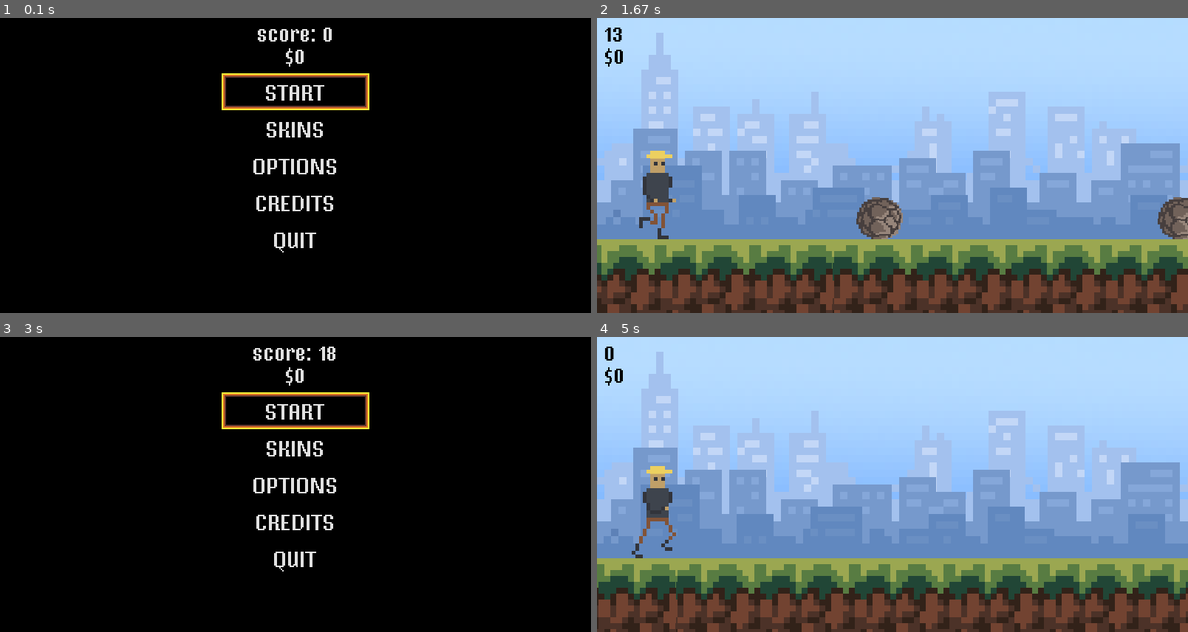
Above: before the commit, frames 1-4 (two rows, left to right).
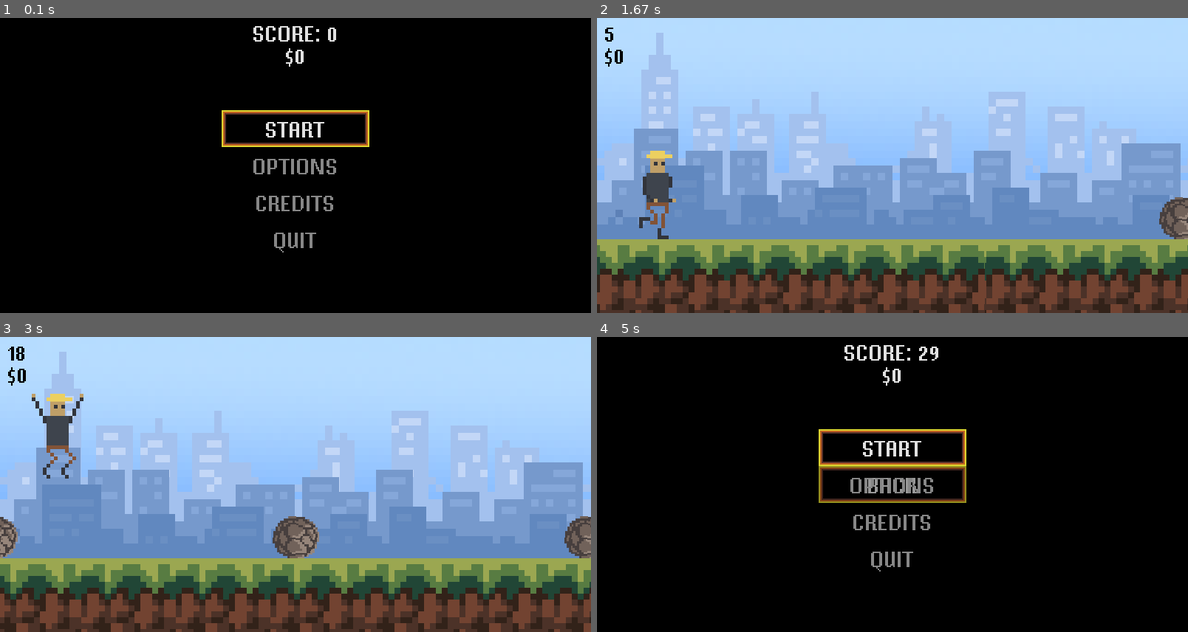
Above: after the commit, the same moments.

Repository: Dan-96/Pygame-Runner
Game: pygame game, started from main.py
Two runs of this game, one before a commit and one after it. Both use one fixed random seed, a clock stepped at 60 frames per second and the inputs below.
Inputs:
- Up to frame 1 (0.1 s): no input
- Up to frame 2 (1.67 s): tap Enter at 0.33 s; hold Esc 0.67-1.13 s; hold Up 0.67-1.13 s; tap Space at 1.17 s; hold Up from 1.5 s (still down)
- Up to frame 3 (3 s): release Up at 1.97 s; hold Up 2-2.37 s; hold Up 2.4-2.7 s
- Up to frame 4 (5 s): hold Up 3.13-3.43 s; hold Up 3.47-3.83 s; hold Down 4.2-4.5 s; tap Space at 4.53, 4.93 s; hold Up from 4.87 s (still down)

The runs differ from the first frame. In frame 1, 3.4% of the frame differs, in the area x 37-63%, y 2-80%; in frame 2, 15%; in frame 3, 100%; in frame 4, 100%, in the area x 0-100%, y 0-100%.

Commit message:
Fixed default menu position after exiting credits.

Diff:
--- a/main.py
+++ b/main.py
@@ -1,44 +1,28 @@
 import random
+import time
 
 import pygame
+
+from time import sleep
+
 from sys import exit
+
 from random import randint, choice
 
 
 class Player(pygame.sprite.Sprite):
     def __init__(self):
         super().__init__()
-        player_run_1 = pygame.image.load('Graphics/Player_run_1.png').convert_alpha()
-        player_run_2 = pygame.image.load('Graphics/Player_run_2.png').convert_alpha()
-        player_run_3 = pygame.image.load('Graphics/Player_run_3.png').convert_alpha()
-        player_run_4 = pygame.image.load('Graphics/Player_run_4.png').convert_alpha()
-        player_run_5 = pygame.image.load('Graphics/Player_run_5.png').convert_alpha()
-        player_run_6 = pygame.image.load('Graphics/Player_run_6.png').convert_alpha()
-        player_run_7 = pygame.image.load('Graphics/Player_run_7.png').convert_alpha()
-        player_run_8 = pygame.image.load('Graphics/Player_run_8.png').convert_alpha()
-        player_run_9 = pygame.image.load('Graphics/Player_run_9.png').convert_alpha()
-        self.player_run = [
-            player_run_1,
-            player_run_2,
-            player_run_3,
-            player_run_4,
-            player_run_5,
-            player_run_6,
-            player_run_7,
-            player_run_8,
-            player_run_9,
-        ]
         self.animation_index = 0
         self.player_jump = pygame.image.load('Graphics/Player_jump.png').convert_alpha()
-
-        self.image = player_run_1
+        self.image = import_frames('Player_run_', 10)[0]
         self.rect = self.image.get_rect(midbottom = (80, 300))
         self.rect.width = self.image.get_width() // 2
-        self.gravity = 0
+        self.gravity = 2
 
     def player_input(self):
         keys = pygame.key.get_pressed()
-        if keys[pygame.K_SPACE] and self.rect.bottom >= 300:
+        if keys[pygame.K_UP] and self.rect.bottom >= 300:
             if display_score() > 5:
                 self.gravity = -15
 
@@ -51,11 +35,13 @@
     def animation_state(self):
         if self.rect.bottom < 300:
             self.image = self.player_jump
+
         else:
             self.animation_index += speed / 50 # default: 50
-            if self.animation_index >= len(self.player_run):
+            if self.animation_index >= len(import_frames('Player_run_', 10)):
                 self.animation_index = 0
-            self.image = self.player_run[int(self.animation_index)]
+
+            self.image = import_frames('Player_run_', 10)[int(self.animation_index)]
 
     def update(self):
         self.player_input()
@@ -67,23 +53,24 @@
     def __init__(self, type):
         super().__init__()
         if type == 'bird':
-            bird_frame_1 = pygame.image.load('Graphics/Enemy_bird_1.png').convert_alpha()
-            bird_frame_2 = pygame.image.load('Graphics/Enemy_bird_2.png').convert_alpha()
-            self.frames = [bird_frame_1, bird_frame_2]
-            y_pos = 160
+            self.frames = import_frames('Enemy_bird_', 3)
+            self.y_pos = 160
+
         else:
-            boulder_frame_1 = pygame.image.load('Graphics/Enemy_boulder_1.png').convert_alpha()
-            boulder_frame_2 = pygame.image.load('Graphics/Enemy_boulder_2.png').convert_alpha()
-            self.frames = [boulder_frame_1, boulder_frame_2]
-            y_pos = 300
+            self.frames = import_frames('Enemy_boulder_', 3)
+            self.y_pos = 300
 
         self.animation_index = 0
         self.image = self.frames[self.animation_index]
-        self.rect = self.image.get_rect(midbottom = (randint(900, 1100), y_pos))
+        self.rect = self.image.get_rect(midbottom = (randint(900, 1100), self.y_pos))
+        self.rect.width = self.image.get_width() // 10
+        self.rect.height = self.image.get_height() // 10
+
     def animation_state(self):
         self.animation_index += 0.1
         if self.animation_index >= len(self.frames):
             self.animation_index = 0
+
         self.image = self.frames[int(self.animation_index)]
 
     def destroy(self):
@@ -95,40 +82,34 @@
         self.rect.x -= speed
         self.destroy()
 
+
 class Coin(pygame.sprite.Sprite):
     def __init__(self):
         super().__init__()
-        coin_frame_1 = image_scaling('Graphics/Coin_1.png', 45, 45)
-        coin_frame_2 = image_scaling('Graphics/Coin_2.png', 45, 45)
-        coin_frame_3 = image_scaling('Graphics/Coin_3.png', 45, 45)
-        coin_frame_4 = image_scaling('Graphics/Coin_2.png', 45, 45)
-        self.coin_frame = [
-            coin_frame_1,
-            coin_frame_2,
-            coin_frame_3,
-            coin_frame_4
-        ]
-
+        self.coin_spin = import_frames('Coin_', 5, True, 40, 40)
         self.animation_index = 0
-        self.image = coin_frame_1
+        self.image = self.coin_spin[0]
         y_pos = [280, 280, 160]
         self.rect = self.image.get_rect(midbottom = (randint(900, 1700), choice(y_pos)))
 
     def animation_state(self):
         self.animation_index += 0.2
-        if self.animation_index >= len(self.coin_frame):
+        if self.animation_index >= len(self.coin_spin):
             self.animation_index = 0
-        self.image = self.coin_frame[int(self.animation_index)]
+
+        self.image = self.coin_spin[int(self.animation_index)]
 
     def destroy(self):
         if self.rect.x < -200:
             self.kill()
             return True
-        if not player_collisions(coin_group, False):
+
+        if player_collisions(coin_group, False):
             self.kill()
             global money
             money += 1
             return True
+
         else:
             return False
 
@@ -137,9 +118,10 @@
         self.rect.x -= speed / 1.5
         self.destroy()
 
+
 def display_score():
     current_time = int(round((pygame.time.get_ticks() - start_time) / 100))
-    score_surf = font.render(f'{current_time}', True, 'black')
+    score_surf = font.render(f'{current_time}', False, 'black')
     score_rect = score_surf.get_rect(midleft = (10, 20))
     screen.blit(score_surf, score_rect)
     return current_time
@@ -148,17 +130,21 @@
     if pygame.sprite.spritecollide(player_group.sprite, group, False):
         if empty:
             group.empty()
+
+        return True
+
+    else:
         return False
-    else:
-        return True
 
 def scroll_background(bg_x, bg_x2, surface, height, img_width, scroll_speed):
     bg_x -= speed / scroll_speed
     bg_x2 -= speed / scroll_speed
     if bg_x < -img_width:
         bg_x = bg_x2 + img_width
+
     if bg_x2 < -img_width:
         bg_x2 = bg_x + img_width
+
     screen.blit(surface, (bg_x, height))
     screen.blit(surface, (bg_x2, height))
     return bg_x, bg_x2
@@ -166,44 +152,61 @@
 def image_scaling(image, x, y):
     return pygame.transform.scale(pygame.image.load(image).convert_alpha(), (x, y))
 
-def menu_selection(pos):
+def menu_selection(y_pos, x_pos = 300):
     selection_surf = pygame.image.load('Graphics/Selection.png').convert_alpha()
-    selection_rect = selection_surf.get_rect(topleft = (300, pos))
+    selection_rect = selection_surf.get_rect(topleft = (x_pos, y_pos))
     screen.blit(selection_surf, selection_rect)
 
 def text_render(text, color, x, y, anchor = 'center'):
+    if menu_position == y - 25:
+        color = 'white'
+
     surf = font.render(text, False, color)
     rect = surf.get_rect()
-    if anchor == 'center':
-        rect.center = (x, y)
-    elif anchor == 'topleft':
-        rect.topleft = (x, y)
-    elif anchor == 'topright':
-        rect.topright = (x, y)
-    elif anchor == 'bottomleft':
-        rect.bottomleft = (x, y)
-    elif anchor == 'bottomright':
-        rect.bottomright = (x, y)
-    elif anchor == 'midleft':
-        rect.midleft = (x, y)
-    elif anchor == 'midright':
-        rect.midright = (x, y)
-    elif anchor == 'midtop':
-        rect.midtop = (x, y)
-    elif anchor == 'midbottom':
-        rect.midbottom = (x, y)
+    setattr(rect, anchor, (x, y))
     screen.blit(surf, rect)
-
+    return surf
+
+def import_frames(image, number_of_frames, scaling = False, x = None, y = None):
+    img_list = []
+    for i in range(1, number_of_frames):
+        img_path = f'Graphics/{image}{i}.png'
+        if scaling:
+            img = image_scaling(img_path, x, y).convert_alpha()
+        else:
+            img = pygame.image.load(img_path).convert_alpha()
+        img_list.append(img)
+
+    return img_list
+
+def timer(number, milliseconds):
+    time = pygame.USEREVENT + number
+    pygame.time.set_timer(time, milliseconds)
+    return time
+
+def blur(amount):
+    overlay = pygame.Surface((800, 400))
+    overlay.set_alpha(amount)
+    # overlay.fill('black')
+    screen.blit(overlay, (0, 0))
+
+# Main
 pygame.init()
-screen = pygame.display.set_mode((800, 400))
-pygame.display.set_caption('Runner')
+WIDTH = 800
+HEIGHT = 400
+screen = pygame.display.set_mode((WIDTH, HEIGHT))
+pygame.display.set_caption('Pygame Runner')
 pygame.display.set_icon(pygame.image.load('Graphics/Logo.png'))
 clock = pygame.time.Clock()
 font = pygame.font.Font('Fonts/MP16REG.ttf', 30)
-coin_spawn_random = 0
 game_active = False
 options_menu = False
-menu_selection_pos = 75
+credits_menu = False
+credits_x, credits_y = 245, 12
+random_speed_x = random.uniform(0.05, 0.2)
+random_speed_y = random.uniform(0.05, 0.2)
+credits_color = (randint(1, 255), randint(1, 255), randint(1, 255))
+menu_position = 125
 start_time = 0
 speed = 10
 money = 0
@@ -245,20 +248,12 @@
 city3_x2 = city3_img_width
 
 # Timers
-obstacle_spawn_timer = pygame.USEREVENT + 1
-pygame.time.set_timer(obstacle_spawn_timer, 700)
-
-bird_animation_timer = pygame.USEREVENT + 2
-pygame.time.set_timer(bird_animation_timer, 100)
-
-boulder_animation_timer = pygame.USEREVENT + 3
-pygame.time.set_timer(boulder_animation_timer, 100)
-
-coin_spawn_timer = pygame.USEREVENT + 4
-pygame.time.set_timer(coin_spawn_timer, 1500)
-
-obstacle_speed = pygame.USEREVENT + 5
-pygame.time.set_timer(obstacle_speed, 50)
+obstacle_spawn_timer = timer(1, 700)
+bird_animation_timer = timer(2, 100)
+boulder_animation_timer = timer(3, 100)
+coin_spawn_timer = timer(4, 1500)
+obstacle_speed = timer(5, 50)
+credits_scroll_timer = timer(6, 1)
 
 while True:
     for event in pygame.event.get():
@@ -267,51 +262,100 @@
             exit()
 
         if game_active:
+            if event.type == pygame.KEYDOWN:
+                if event.key == pygame.K_ESCAPE:
+                    game_active = False
+
             if event.type == obstacle_spawn_timer:
                 obstacle_group.add(Obstacle(choice(['bird', 'boulder', 'boulder'])))
+
             if event.type == coin_spawn_timer:
-                coin_group.add(Coin())
+                if score > 100:
+                    coin_group.add(Coin())
+
             if event.type == obstacle_speed:
                 speed += 0.01 # default: 0.01
+                if speed >= 35:
+                    speed = 35
+                print(speed)
 
         elif options_menu:
-            menu_selection_pos = 175
             if event.type == pygame.KEYDOWN:
                 if event.key == pygame.K_SPACE or event.key == pygame.K_RETURN:
-                    if menu_selection_pos == 175:
+                    if menu_position == 175:
                         options_menu = False
-                        menu_selection_pos = 75
+                        menu_position = 125
+
+                if event.key == pygame.K_ESCAPE:
+                    options_menu = False
+                    menu_position = 75
+
                 if event.key == pygame.K_DOWN:
-                    menu_selection_pos += 50
-                    if menu_selection_pos >= 175:
-                        menu_selection_pos = 175
-                    print(menu_selection_pos)
+                    menu_position += 50
+                    if menu_position >= 175:
+                        menu_position = 175
+
                 if event.key == pygame.K_UP:
-                    menu_selection_pos -= 50
-                    if menu_selection_pos <= 175:
-                        menu_selection_pos = 175
-                    print(menu_selection_pos)
+                    menu_position -= 50
+                    if menu_position <= 175:
+                        menu_position = 175
+
+        elif credits_menu:
+            if event.type == pygame.KEYDOWN:
+                credits_menu = False
+                menu_position = 125
+
+            credits_y += random_speed_y
+            credits_x += random_speed_x
+            if credits_y >= 385:
+                random_speed_y = -random.uniform(0.05, 0.2)
+                credits_y = 385
+                credits_color = (randint(1, 255), randint(1, 255), randint(1, 255))
+
+            elif credits_y <= 12:
+                random_speed_y = random.uniform(0.05, 0.2)
+                credits_y = 12
+                credits_color = (randint(1, 255), randint(1, 255), randint(1, 255))
+
+            if credits_x >= 560:
+                random_speed_x = -random.uniform(0.05, 0.2)
+                credits_x = 560
+                credits_color = (randint(1, 255), randint(1, 255), randint(1, 255))
+
+            elif credits_x <= 245:
+                random_speed_x = random.uniform(0.05, 0.2)
+                credits_x = 245
+                credits_color = (randint(1, 255), randint(1, 255), randint(1, 255))
+
+
         else:
             if event.type == pygame.KEYDOWN:
                 if event.key == pygame.K_SPACE or event.key == pygame.K_RETURN:
-                    if menu_selection_pos == 75:
+                    if menu_position == 125:
                         start_time = pygame.time.get_ticks()
                         game_active = True
-                    if menu_selection_pos == 275:
+
+                    if menu_position == 175:
+                        options_menu = True
+                        menu_position = 175
+
+                    if menu_position == 225:
+                        screen.fill('black')
+                        credits_menu = True
+
+                    if menu_position == 275:
                         pygame.quit()
                         exit()
-                    if menu_selection_pos == 175:
-                        options_menu = True
-                if event.key == pygame.K_s or event.key == pygame.K_DOWN:
-                    menu_selection_pos += 50
-                    if menu_selection_pos >= 275:
-                        menu_selection_pos = 275
-                    print(menu_selection_pos)
-                if event.key == pygame.K_w or event.key == pygame.K_UP:
-                    menu_selection_pos -= 50
-                    if menu_selection_pos <= 75:
-                        menu_selection_pos = 75
-                    print(menu_selection_pos)
+
+                if event.key == pygame.K_DOWN:
+                    menu_position += 50
+                    if menu_position >= 275:
+                        menu_position = 275
+
+                if event.key == pygame.K_UP:
+                    menu_position -= 50
+                    if menu_position <= 125:
+                        menu_position = 125
 
 
     if game_active:
@@ -329,32 +373,34 @@
         # Drawing
         player_group.update()
         player_group.draw(screen)
+        obstacle_group.update()
         obstacle_group.draw(screen)
-        obstacle_group.update()
+        coin_group.update()
         coin_group.draw(screen)
-        coin_group.update()
-        game_active = player_collisions(obstacle_group, True)
+        game_active = not player_collisions(obstacle_group, True)
 
     elif options_menu:
-        screen.fill('black')
-        text_render('BACK', 'white', 400, 200)
-        menu_selection(menu_selection_pos)
+        blur(30)
+        text_render('BACK', 'gray60', 400, 200)
+        menu_selection(menu_position)
+
+    elif credits_menu:
+        blur(99.99)
+        text_render('Game developed by Daniel Michalczyk', credits_color, credits_x, credits_y)
+
     else:
         speed = 10
-        text_render('START', 'white', 400, 100)
-        text_render('SKINS', 'white', 400, 150)
-        text_render('OPTIONS', 'white', 400, 200)
-        text_render('CREDITS', 'white', 400, 250)
-        text_render('QUIT', 'white', 400, 300)
-        text_render(f'score: {score}', 'white', 400, 20)
+        coin_group.empty()
+        text_render('START', 'gray60', 400, 150)
+        text_render('OPTIONS', 'gray60', 400, 200)
+        text_render('CREDITS', 'gray60', 400, 250)
+        text_render('QUIT', 'gray60', 400, 300)
+        text_render(f'SCORE: {score}', 'white', 400, 20)
         text_render(f'${money}', 'white', 400, 50)
 
         # Screen update
-        overlay = pygame.Surface((800, 400))
-        overlay.set_alpha(30)
-        overlay.fill('black')
-        screen.blit(overlay, (0, 0))
-        menu_selection(menu_selection_pos)
+        menu_selection(menu_position)
+        blur(30)
 
     pygame.display.update()
     clock.tick(60)
